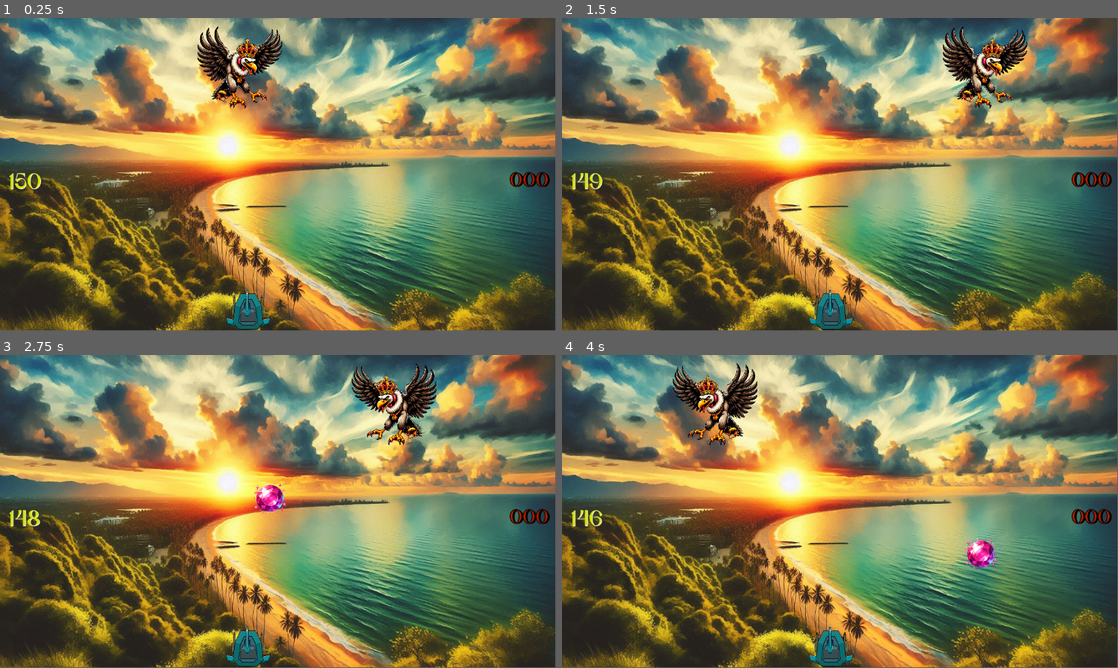
Above: before the commit, frames 1-4 (two rows, left to right).
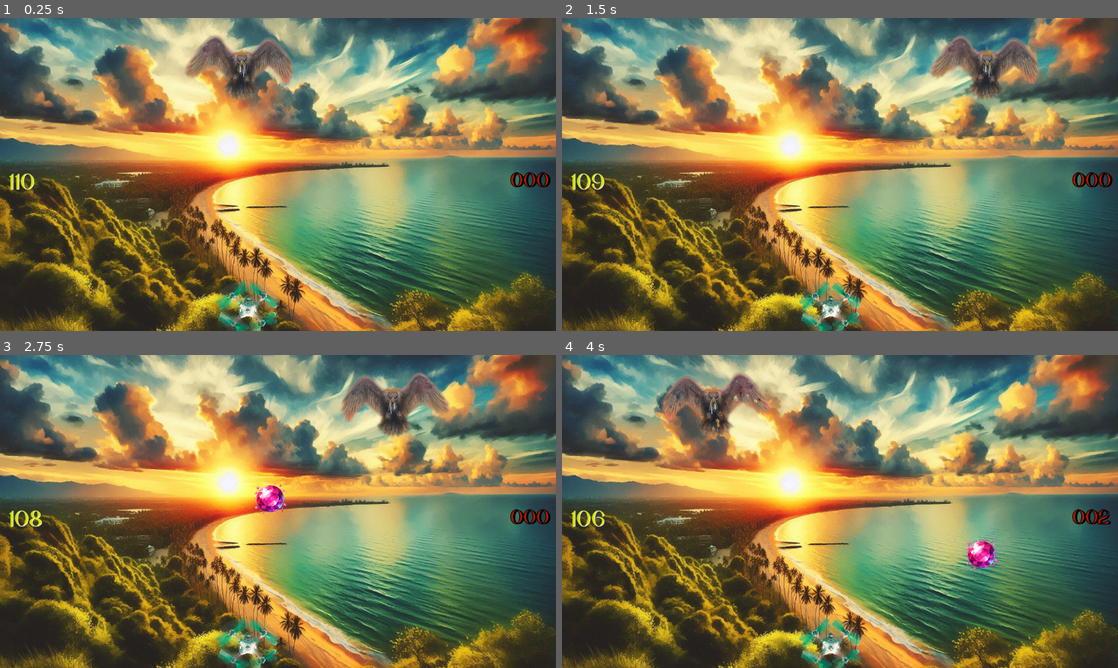
Above: after the commit, the same moments.

Repository: l-albernaz/acoleta
Game: Godot game, scene res://scenes/game.tscn
The game is run twice, just before and just after one commit, with the same random seed, the same clock (stepped at 60 frames per second) and the same inputs.
Inputs:
- Up to frame 1 (0.25 s): no input
- Up to frame 2 (1.5 s): tap Enter at 0.5 s; hold D (direita) from 0.53 s (still down); tap Keypad 2 (atirar2) at 0.6 s; tap Keypad 3 (direita2) at 1.35 s
- Up to frame 3 (2.75 s): release D (direita) at 2.03 s; hold A (esquerda) from 2.03 s (still down); tap Keypad 1 (esquerda2) at 2.1 s
- Up to frame 4 (4 s): keep holding A (esquerda); tap Keypad 2 (atirar2) at 2.85 s; tap Keypad 3 (direita2) at 3.6 s
In our replay, the window is 799x449 before the commit and 800x450 after it. These sizes can differ from the game's own. Grey fills any space a smaller window leaves; there, only what the larger window draws over its background counts as a difference.

The runs differ from the first frame. In frame 1, 8.3% of the frame differs, in the area x 0-100%, y 0-100%; in frame 2, 8.2%; in frame 3, 8.4%; in frame 4, 8.4%.

Commit message:
Multiplayer 1.1
Gráficos trocados e tempo total reduzido.

Diff:
--- a/project.godot
+++ b/project.godot
@@ -12,7 +12,13 @@
 
 config/name="A Coleta"
 run/main_scene="res://scenes/game.tscn"
-config/features=PackedStringArray("4.3")
+config/features=PackedStringArray("4.4")
+
+[display]
+
+window/size/mode=3
+window/stretch/mode="viewport"
+window/stretch/aspect="expand"
 
 [input]
 
@@ -29,15 +35,18 @@
 esquerda2={
 "deadzone": 0.5,
 "events": [Object(InputEventKey,"resource_local_to_scene":false,"resource_name":"","device":-1,"window_id":0,"alt_press …(196 unchanged characters)…
+, Object(InputEventJoypadButton,"resource_local_to_scene":false,"resource_name":"","device":-1,"button_index":13,"pressure":0.0,"pressed":false,"script":null)
 ]
 }
 direita2={
 "deadzone": 0.5,
 "events": [Object(InputEventKey,"resource_local_to_scene":false,"resource_name":"","device":-1,"window_id":0,"alt_press …(196 unchanged characters)…
+, Object(InputEventJoypadButton,"resource_local_to_scene":false,"resource_name":"","device":-1,"button_index":14,"pressure":0.0,"pressed":false,"script":null)
 ]
 }
 atirar2={
 "deadzone": 0.5,
 "events": [Object(InputEventKey,"resource_local_to_scene":false,"resource_name":"","device":-1,"window_id":0,"alt_press …(196 unchanged characters)…
+, Object(InputEventJoypadButton,"resource_local_to_scene":false,"resource_name":"","device":-1,"button_index":2,"pressure":0.0,"pressed":false,"script":null)
 ]
 }
--- a/scenes/abutre.gd
+++ b/scenes/abutre.gd
@@ -1,7 +1,14 @@
 extends Area2D
 
 @export var speed: float = 400
-@onready var sprite = $Sprite2D
+@onready var sprite: Sprite2D = $Sprite2D
+
+var tiros_recebidos: int = 0
+var imagens_abutre = [
+	preload("res://Assets/abutresolo.png"),
+	preload("res://Assets/abutredano1.png"),
+	preload("res://Assets/abutredano2.png")
+]
 
 func _process(delta: float) -> void:
 	var direction = Input.get_axis("esquerda", "direita")
@@ -9,3 +16,14 @@
 	if direction != 0:
 		position.x += direction * speed * delta
 		sprite.flip_h = direction < 0
+
+func receber_tiro() -> void:
+	tiros_recebidos += 1
+
+	# Atualiza o sprite apenas se houver uma nova textura disponível
+	if tiros_recebidos < imagens_abutre.size():
+		sprite.texture = imagens_abutre[tiros_recebidos]
+
+	# Se o abutre levou 3 tiros, ele desaparece
+	if tiros_recebidos >= 3:
+		queue_free()
--- a/scenes/abutre.tscn
+++ b/scenes/abutre.tscn
@@ -1,10 +1,10 @@
 [gd_scene load_steps=4 format=3 uid="uid://dfgelkv50ufdi"]
 
-[ext_resource type="Texture2D" uid="uid://dubufuniwc4yn" path="res://Assets/abutre.png" id="1_7la0y"]
-[ext_resource type="Script" path="res://scenes/abutre.gd" id="1_a050k"]
+[ext_resource type="Script" uid="uid://b35pja2tcptok" path="res://scenes/abutre.gd" id="1_a050k"]
+[ext_resource type="Texture2D" uid="uid://68lskcel3ks3" path="res://Assets/abutresolo.png" id="2_lwxg4"]
 
 [sub_resource type="RectangleShape2D" id="RectangleShape2D_s2617"]
-size = Vector2(75, 38)
+size = Vector2(77.125, 38)
 
 [node name="Abutre" type="Area2D"]
 script = ExtResource("1_a050k")
@@ -12,8 +12,8 @@
 [node name="Sprite2D" type="Sprite2D" parent="."]
 position = Vector2(5.62515, -17.3748)
 scale = Vector2(0.173096, 0.173096)
-texture = ExtResource("1_7la0y")
+texture = ExtResource("2_lwxg4")
 
 [node name="CollisionShape2D" type="CollisionShape2D" parent="."]
-position = Vector2(23.5, 50)
+position = Vector2(5, 30)
 shape = SubResource("RectangleShape2D_s2617")
--- a/scenes/drone.gd
+++ b/scenes/drone.gd
@@ -3,7 +3,7 @@
 @export var speed: float = 650
 @export var laser_scene: PackedScene
 
-@onready var tan_2: Sprite2D = $Tan2
+@onready var drone: Sprite2D = $Drone
 
 var podeatirar = true
 
--- a/scenes/drone.tscn
+++ b/scenes/drone.tscn
@@ -1,14 +1,14 @@
 [gd_scene load_steps=4 format=3 uid="uid://chjaing4u1qt7"]
 
-[ext_resource type="Texture2D" uid="uid://b72wwsisywqtx" path="res://Assets/drone/tan2.png" id="1_e7tki"]
-[ext_resource type="Script" path="res://scenes/drone.gd" id="1_lv0xq"]
+[ext_resource type="Script" uid="uid://denrry3ahieve" path="res://scenes/drone.gd" id="1_lv0xq"]
 [ext_resource type="PackedScene" uid="uid://nk3h56qw35nm" path="res://scenes/laser.tscn" id="2_ac4r0"]
+[ext_resource type="Texture2D" uid="uid://c444j7ctb0ang" path="res://Assets/drone/drone.png" id="3_bhxma"]
 
 [node name="Area2D" type="Area2D"]
 script = ExtResource("1_lv0xq")
 laser_scene = ExtResource("2_ac4r0")
 
-[node name="Tan2" type="Sprite2D" parent="."]
-position = Vector2(0, -9.53674e-07)
-scale = Vector2(0.240723, 0.240723)
-texture = ExtResource("1_e7tki")
+[node name="Drone" type="Sprite2D" parent="."]
+position = Vector2(7, -6)
+scale = Vector2(0.139282, 0.139282)
+texture = ExtResource("3_bhxma")
--- a/scenes/game.gd
+++ b/scenes/game.gd
@@ -15,8 +15,9 @@
 @onready var audio_stream_player_2d: AudioStreamPlayer2D = $AudioStreamPlayer2D
 @onready var audio_stream_player: AudioStreamPlayer = $AudioStreamPlayer
 
+var tiros_no_abutre: int = 0
 var _pontos: int = 0
-var tempo_restante: int = 150
+var tempo_restante: int = 110
 
 func _ready() -> void:
 	ametista_timer.wait_time = 14.4
@@ -75,19 +76,40 @@
 	audio_stream_player_2d.play()
 
 func _on_abutre_area_entered(area: Area2D) -> void:
+
 	var pontos_gema = 0
 
 	if area is ametista:
 		pontos_gema = 10
-		audio_stream_player_2d.stream = DIAMOND_FOUND_190255
 	elif area is quartzo:
 		pontos_gema = 2
+	elif area is laser:
+		tiros_no_abutre += 1
+		area.queue_free()  # Remove o laser imediatamente após o impacto
+
+		# Muda a imagem do Abutre ao ser atingido
+		var abutre = get_node("Abutre")  # Certifique-se de que o caminho está correto
+		if abutre:
+			abutre.receber_tiro()
+
+		if tiros_no_abutre >= 3:
+			encerrar()
+			return  # Evita que o código continue rodando após o encerramento
+
+	# Atualiza pontuação apenas uma vez
+	_pontos += pontos_gema
+	label.text = "%03d" % _pontos
+
+	# Reproduz o som adequado
+	audio_stream_player_2d.position = area.position * 1.5
+	if pontos_gema > 0:
 		audio_stream_player_2d.stream = DIAMOND_FOUND_190255
 	elif area is laser:
 		audio_stream_player_2d.stream = LANCA_ATINGIRR
+	audio_stream_player_2d.play()
 
-	_pontos += pontos_gema
-	label.text = "%03d" % _pontos
-	audio_stream_player_2d.position = area.position * 1.5
-	audio_stream_player_2d.play()
 	area.queue_free()
+
+func _input(event):
+	if event.is_action_pressed("ui_cancel"):
+		get_tree().quit()
Not shown, changed: Assets/AMORIA.otf.import
Binary file added: Assets/abutredano1.png
Not shown, added: Assets/abutredano1.png.import
Binary file added: Assets/abutredano2.png
Not shown, added: Assets/abutredano2.png.import
Binary file added: Assets/abutresolo.png
Not shown, added: Assets/abutresolo.png.import
Binary file added: Assets/drone/drone.png
Not shown, added: Assets/drone/drone.png.import
Binary file added: Assets/drone/droneoriginal.jpg
Not shown, added: Assets/drone/droneoriginal.jpg.import
Not shown, changed: Melhorias.txt
(and 12 more such lines)
